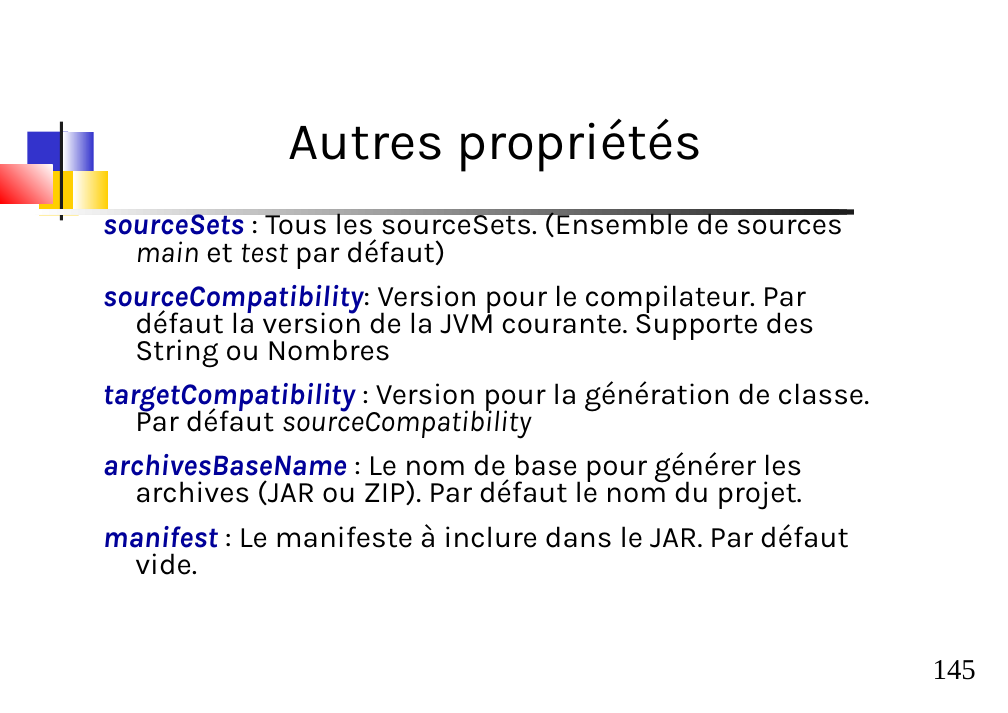
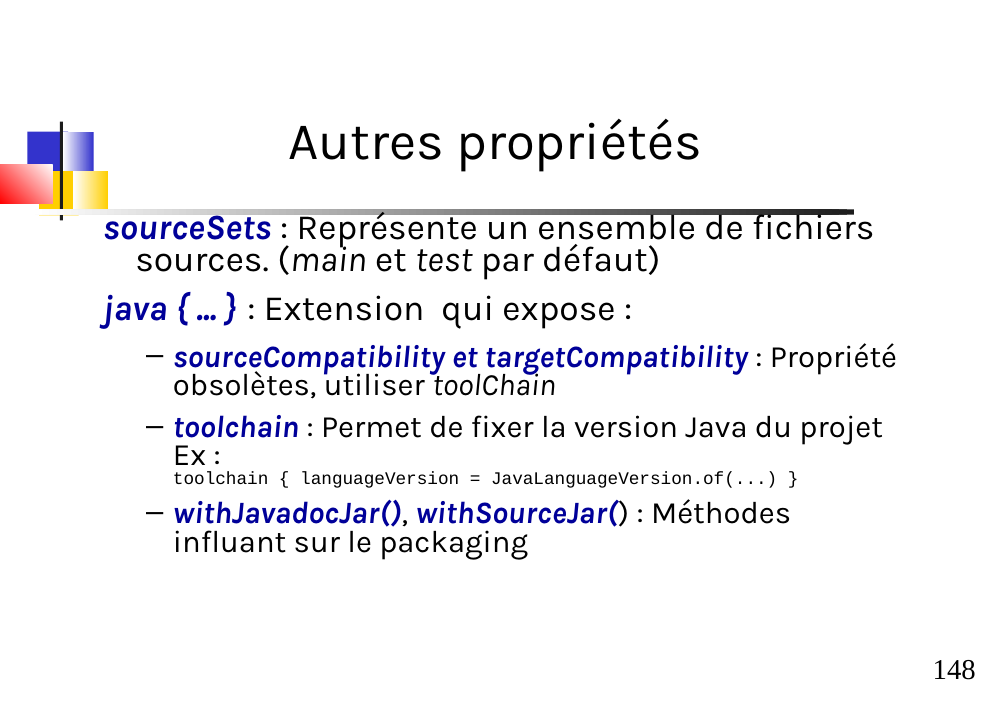
Before and after one commit to dthibau/gradle, a slide deck: slide 148 of Gradle.odp (slide 145 before the commit). Drawn at 1008x713 pixels with LibreOffice and Linux fonts; fonts in the diff are those of the drawing. Boxes give left, top, right and bottom in pixels: in the first picture for what was removed or moved away, otherwise in the second. Text is boxed around its words. In the diff, an @@ line names an element or a change of style, - is before the commit and + after.

Commit message:
Lazy Conf, ToolChain Java

```diff
--- a/Gradle.odp
+++ b/Gradle.odp
@@ text at (103,207,897,559): text changed; size 24.8 to 25.9 pt @@
-sourceSets : Tous les sourceSets. (Ensemble de sources main et test par défaut)
-sourceCompatibility: Version pour le compilateur. Par défaut la version de la JVM courante. Supporte des String ou Nombres
-targetCompatibility : Version pour la génération de classe. Par défaut sourceCompatibility
-archivesBaseName : Le nom de base pour générer les archives (JAR ou ZIP). Par défaut le nom du projet.
-manifest : Le manifeste à inclure dans le JAR. Par défaut vide.
+sourceSets : Représente un ensemble de fichiers sources. (main et test par défaut)
+java { ... } : Extension qui expose :
+  – sourceCompatibility et targetCompatibility : Propriété obsolètes, utiliser toolChain
+  – toolchain : Permet de fixer la version Java du projet
+    Ex :
+    toolchain { languageVersion = JavaLanguageVersion.of(...) }
+  – withJavadocJar(), withSourceJar() : Méthodes influant sur le packaging
@@ page number at (933,660,976,680): text changed @@
-145
+148
```
Also in this commit, not shown: 6 other slides changed, 4 slides added, 1 slide removed, 1 other file.
